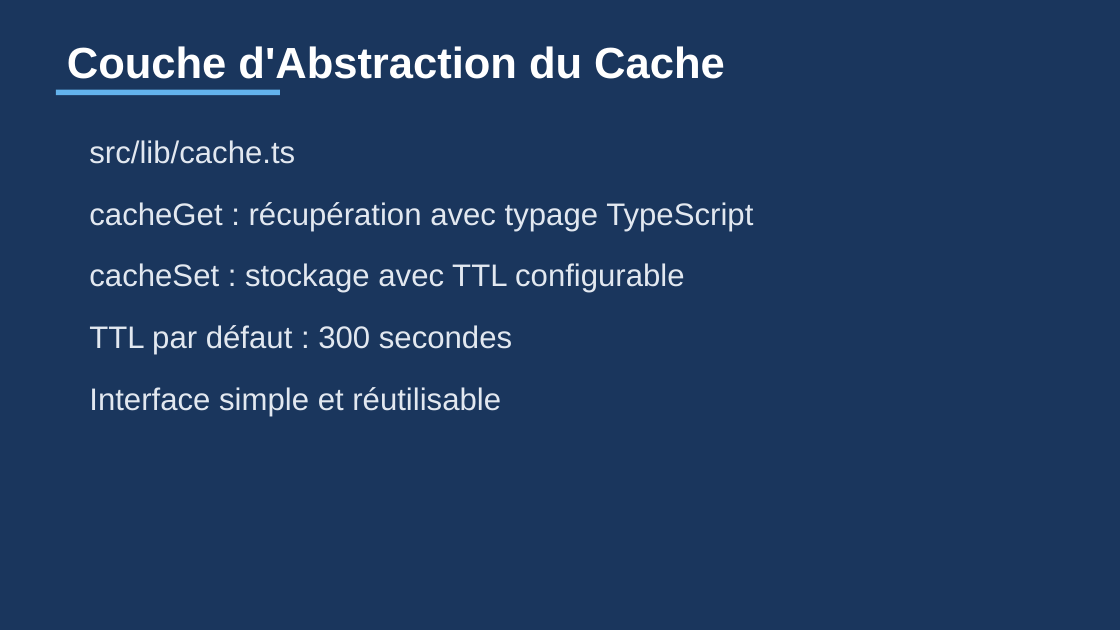
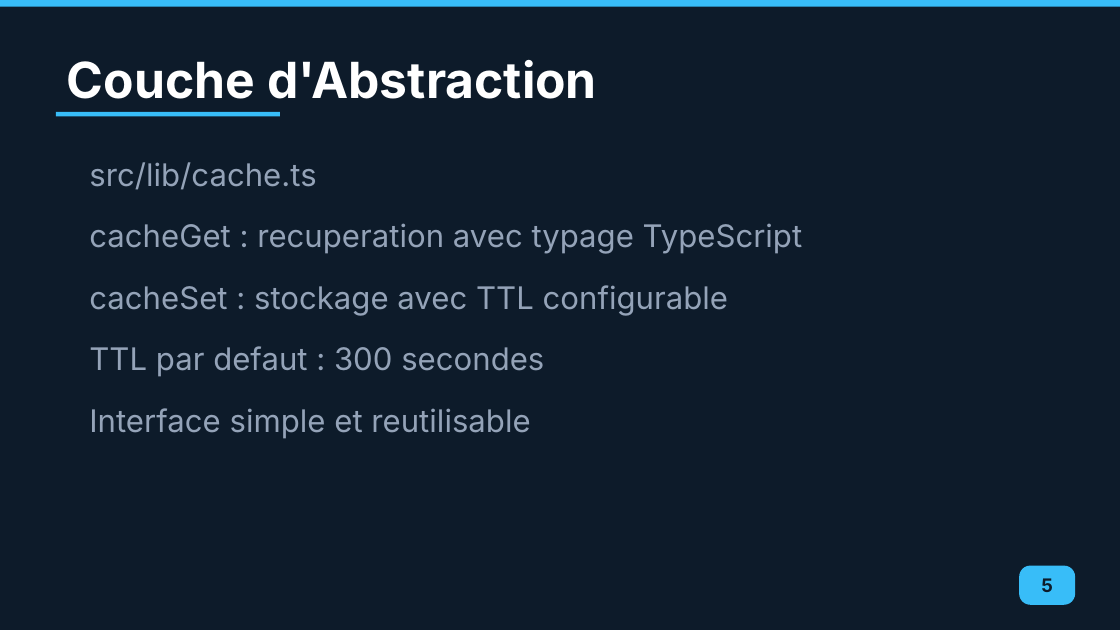
Before and after one commit to Zeinot/marketplace-saas, a slide deck: slide 5 of output/Presentation_Cache_Redis.pptx. Drawn at 1120x630 pixels with LibreOffice and Linux fonts; fonts in the diff are those of the drawing. Boxes give left, top, right and bottom in pixels: in the first picture for what was removed or moved away, otherwise in the second. Text is boxed around its words. In the diff, an @@ line names an element or a change of style, - is before the commit and + after.

```diff
--- a/output/Presentation_Cache_Redis.pptx
+++ b/output/Presentation_Cache_Redis.pptx
@@ background #1A365D to #0D1B2A @@
@@ rectangle added at [0,0,1120,7], fill #38BDF8 @@
@@ text at [67,60,597,99]: text changed; size 28 to 32 pt; font Arial to Inter @@
-Couche d'Abstraction du Cache
+Couche d'Abstraction
@@ rectangle: place and size @@
-rectangle at [56,90,280,95]
+rectangle at [56,112,280,116]
@@ rectangle at [56,112,280,116]: fill #63B3ED to #38BDF8 @@
@@ text "src/lib/cache.ts": place and size @@
-text "src/lib/cache.ts" at [89,140,295,164]
+text "src/lib/cache.ts" at [89,162,316,190]
@@ text "src/lib/cache.ts" at [89,162,316,190]: font Arial to Inter, text colour #E2E8F0 to #94A3B8 @@
@@ text at [89,223,803,254]: text changed; font Arial to Inter; text colour #E2E8F0 to #94A3B8 @@
-cacheGet : récupération avec typage TypeScript
+cacheGet : recuperation avec typage TypeScript
@@ text "cacheSet : stockage avec TTL ...": place and size @@
-text "cacheSet : stockage avec TTL ..." at [89,263,685,293]
+text "cacheSet : stockage avec TTL ..." at [89,285,728,316]
@@ text "cacheSet : stockage avec TTL ..." at [89,285,728,316]: font Arial to Inter, text colour #E2E8F0 to #94A3B8 @@
@@ text at [89,346,544,377]: text changed; font Arial to Inter; text colour #E2E8F0 to #94A3B8 @@
-TTL par défaut : 300 secondes
+TTL par defaut : 300 secondes
@@ text at [89,408,530,439]: text changed; font Arial to Inter; text colour #E2E8F0 to #94A3B8 @@
-Interface simple et réutilisable
+Interface simple et reutilisable
@@ rounded rectangle added at [1019,566,1075,605], fill #38BDF8 @@
@@ text added at [1041,578,1053,592], 12 pt, text #0D1B2A, bold @@
+5
```
Also in this commit, not shown: 9 other slides changed, 13 other files.
